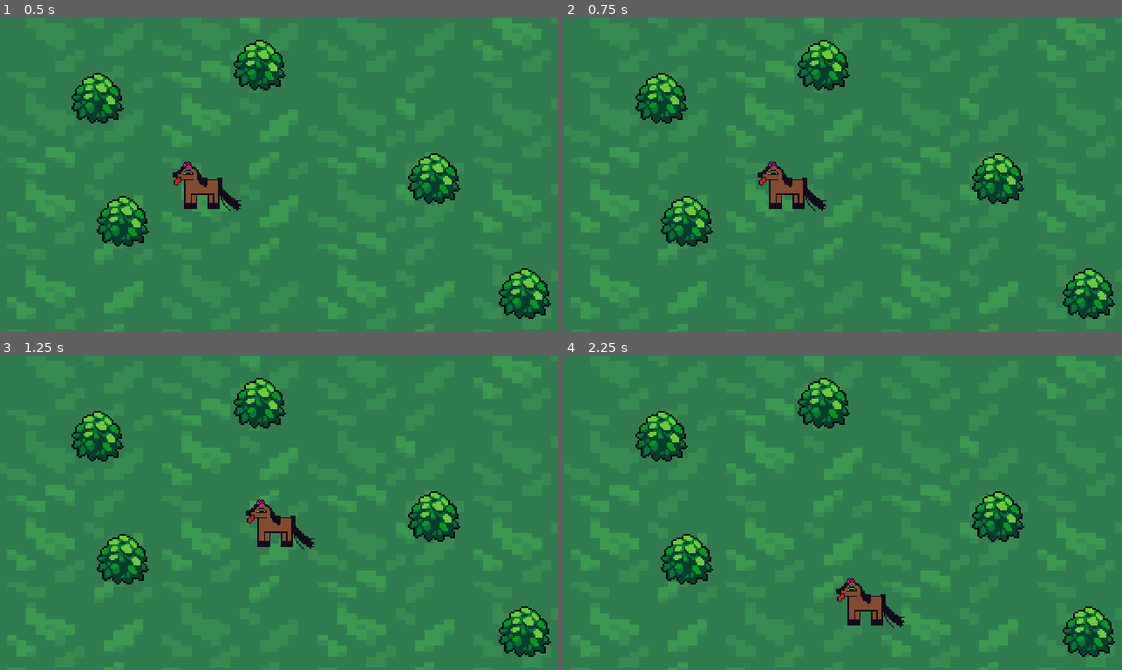
Above: before the commit, frames 1-4 (two rows, left to right).
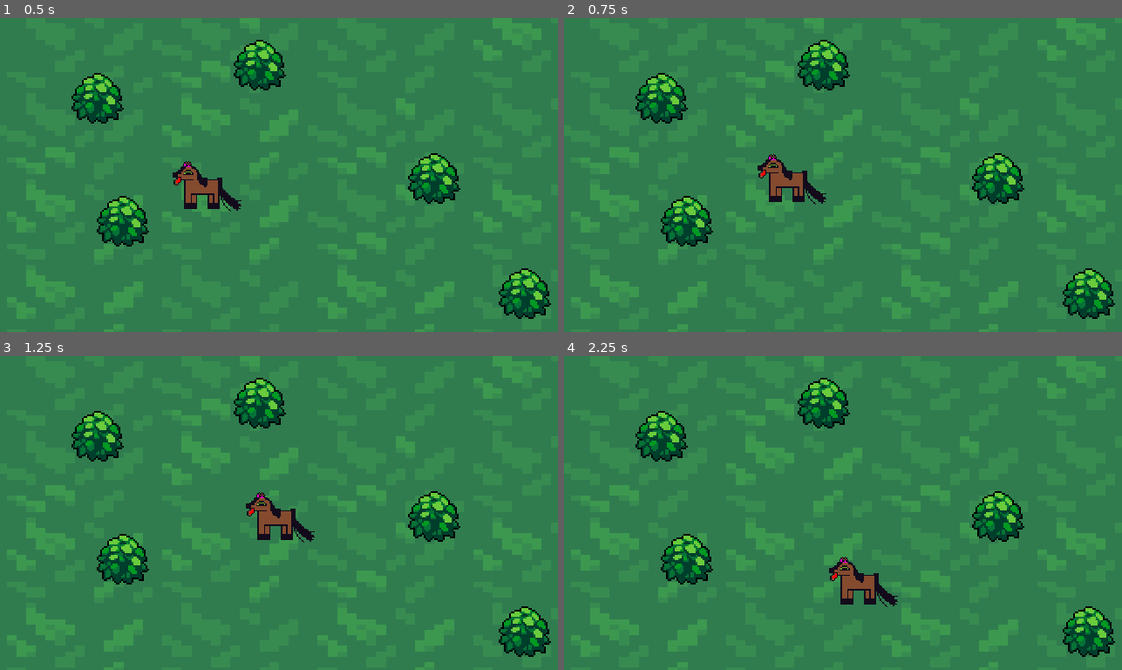
Above: after the commit, the same moments.

Repository: nicksergeant/animal-topia
Game: Godot game, scene res://World.tscn
The game is run twice, just before and just after one commit, with the same random seed, the same clock (stepped at 60 frames per second) and the same inputs.
Inputs (mouse positions are in pixels of both pictures, inside the frame that each line leads up to):
- Up to frame 1 (0.5 s): no input
- Up to frame 2 (0.75 s): tap Enter at 0.5 s; move the mouse to (965, 159) at 0.52 s; hold Right (ui_right) from 0.53 s (still down); click (965, 159) at 0.67 s
- Up to frame 3 (1.25 s): keep holding Right (ui_right)
- Up to frame 4 (2.25 s): move the mouse to (731, 528) at 1.27 s; release Right (ui_right) at 1.28 s; hold Down (ui_down) 1.28-2.03 s; click (731, 528) at 1.42 s; move the mouse to (898, 443) at 2.02 s; hold Right (ui_right) from 2.03 s (still down); click (898, 443) at 2.17 s

Frame 1 is identical in both runs. In frame 2, 0.8% of the frame differs, in the area x 34-48%, y 43-62%; in frame 3, 0.8%; in frame 4, 1.4%, in the area x 47-62%, y 63-87%.

Commit message:
Move player by mouse also.

Diff:
--- a/Player/Player.gd
+++ b/Player/Player.gd
@@ -1,16 +1,53 @@
 extends KinematicBody2D
 
-var velocity = Vector2.ZERO
+func move_by_keyboard():
+	var input_vector = Vector2.ZERO
+	input_vector.x = Input.get_action_strength("ui_right") - Input.get_action_strength("ui_left")
+	input_vector.y = Input.get_action_strength("ui_down") - Input.get_action_strength("ui_up")
+	return input_vector
+
+func move_by_mouse():
+	var input_vector = Vector2.ZERO
+	var mouse_position = get_global_mouse_position()
+
+	var delta_x = mouse_position.x - position.x
+	var delta_y = mouse_position.y - position.y
+
+	var vector_x
+	if (delta_x > 1):
+		vector_x = 1
+	elif (delta_x < -1):
+		vector_x = -1
+	else:
+		vector_x = 0
+
+	var vector_y
+	if (delta_y > 1):
+		vector_y = 1
+	elif (delta_y < -1):
+		vector_y = -1
+	else:
+		vector_y = 0
+
+	input_vector.x = vector_x
+	input_vector.y = vector_y
+
+	return input_vector
 
 func _physics_process(delta):
 	var input_vector = Vector2.ZERO
+	var velocity
 
-	input_vector.x = Input.get_action_strength("ui_right") - Input.get_action_strength("ui_left")
-	input_vector.y = Input.get_action_strength("ui_down") - Input.get_action_strength("ui_up")
+	if Input.is_mouse_button_pressed(BUTTON_LEFT):
+		input_vector = move_by_mouse()
+	else:
+		input_vector = move_by_keyboard()
 
 	if input_vector != Vector2.ZERO:
 		velocity = input_vector
 	else:
 		velocity = Vector2.ZERO
 
+	print(velocity)
+
 	move_and_collide(velocity)
